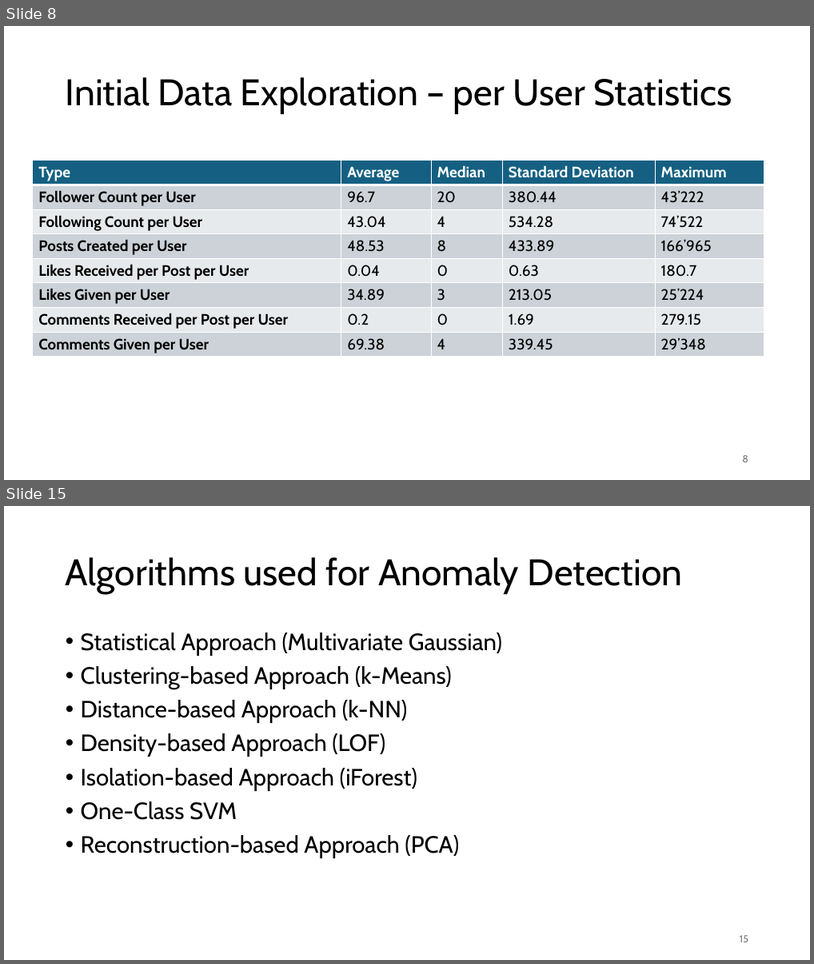
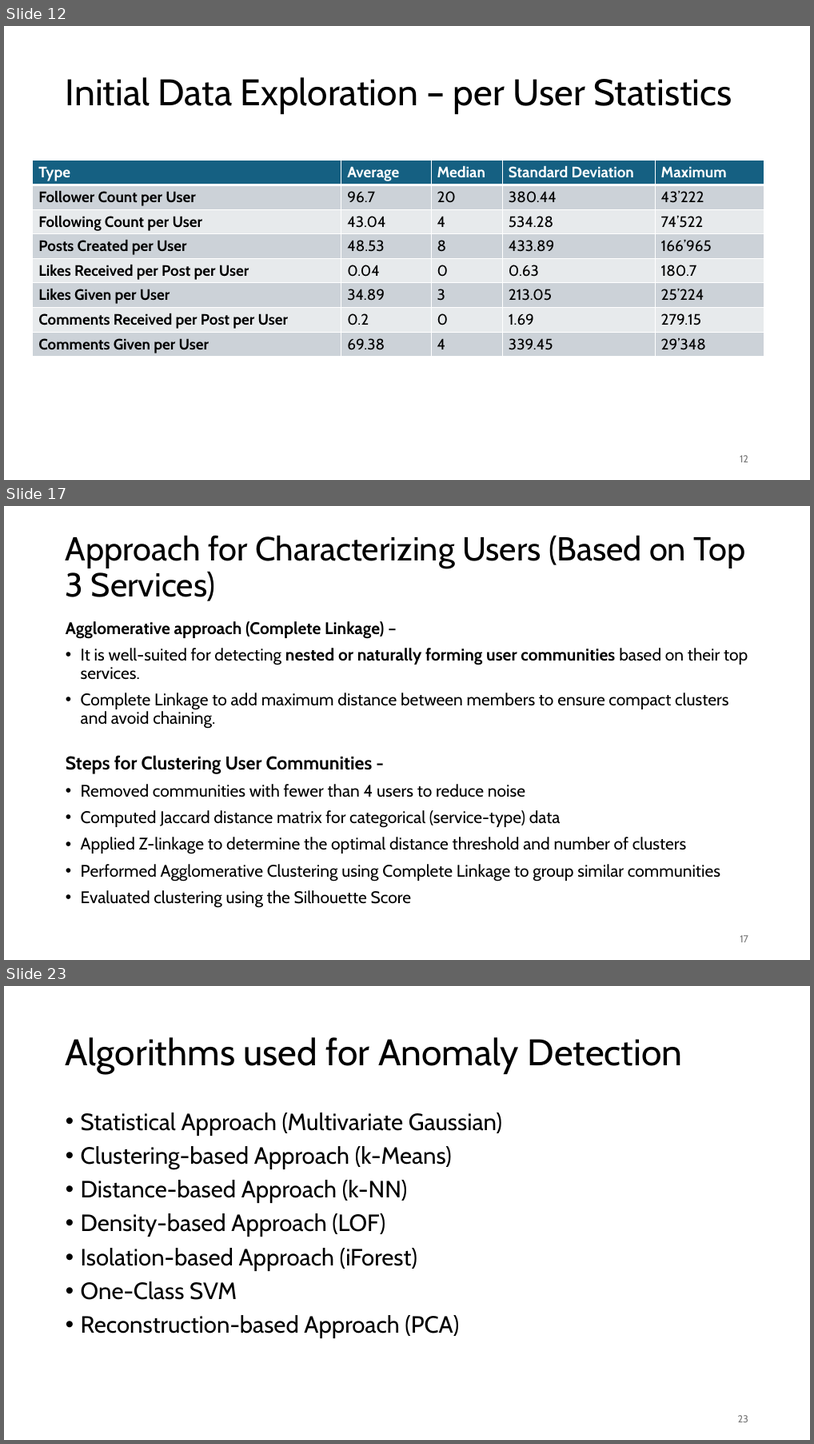
Before and after one commit to jonas-blum/data-mining-1, a slide deck: project/project-presentation-group51.pptx. Shown one above the other, each under a label of ours: slides 8 and 15 before the commit, slides 12, 17 and 23 after it; the slides between them are not shown. The pictures are 814x964 and 814x1444 pixels, drawn with LibreOffice and Linux fonts; fonts in the diff are those of the drawing. Boxes give left, top, right and bottom in pixels: in the first picture for what was removed or moved away, otherwise in the second. Text is boxed around its words. In the diff, an @@ line names an element or a change of style, - is before the commit and + after.

```diff
--- a/project/project-presentation-group51.pptx
+++ b/project/project-presentation-group51.pptx
@@ slide 17 added at box(4, 506, 810, 960), background #FFFFFF @@
@@ title added at box(66, 535, 746, 601), 39.6 pt, text #000000 @@
+Approach for Characterizing Users (Based on Top 3 Services)
@@ text added at box(66, 621, 748, 908), 20 pt, text #000000 @@
+Agglomerative approach (Complete Linkage) –
+• It is well-suited for detecting nested or naturally forming user communities based on their top services.
+• Complete Linkage to add maximum distance between members to ensure compact clusters and avoid chaining.
+Steps for Clustering User Communities -
+• Removed communities with fewer than 4 users to reduce noise
+• Computed Jaccard distance matrix for categorical (service-type) data
+• Applied Z-linkage to determine the optimal distance threshold and number of clusters
+• Performed Agglomerative Clustering using Complete Linkage to group similar communities
+• Evaluated clustering using the Silhouette Score
@@ page number added at box(740, 935, 749, 942), 12 pt, text #797979 @@
+17
@@ what was slide 8 is now slide 12 @@
@@ page number at box(740, 455, 749, 462): text changed @@
-8
+12
@@ what was slide 15 is now slide 23 @@
@@ page number at box(738, 1415, 749, 1422): text changed @@
-15
+23
```
Also in this commit, not shown: 3 slides changed, 14 other slides added, 7 slides removed.
